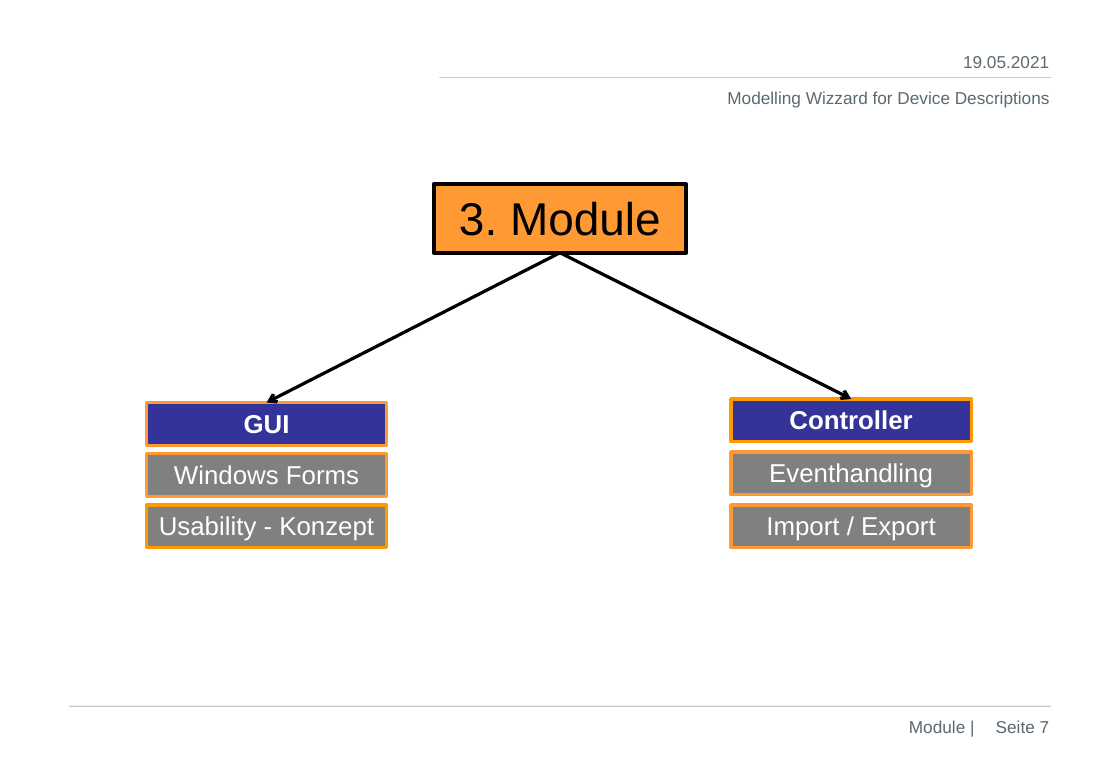
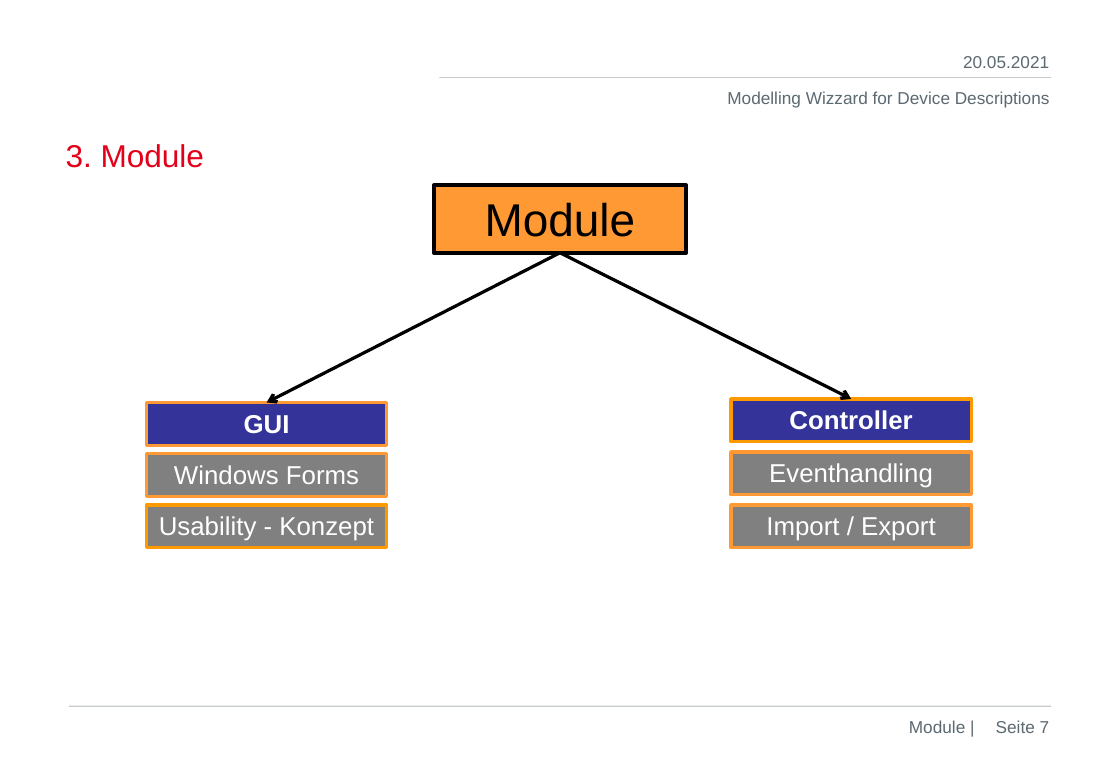
Before and after one commit to DekaAthlos/TINF19C-ModellingWizard, a slide deck: slide 7 of Projektleiter/Prasentation_4.Semester.pptx. Drawn at 1120x775 pixels with LibreOffice and Linux fonts; fonts in the diff are those of the drawing; background and template pictures are left out. Boxes give left, top, right and bottom in pixels: in the first picture for what was removed or moved away, otherwise in the second. Text is boxed around its words. In the diff, an @@ line names an element or a change of style, - is before the commit and + after.

```diff
--- a/Projektleiter/Prasentation_4.Semester.pptx
+++ b/Projektleiter/Prasentation_4.Semester.pptx
@@ text at [963,56,1049,68]: text changed @@
-19.05.2021
+20.05.2021
@@ title added at [66,144,204,168], 22 pt, text #E2001A @@
+3. Module
@@ text in rectangle at [485,202,636,237]: text changed @@
-3. Module
+Module
```
Also in this commit, not shown: 8 other slides changed, 1 slide added, 1 slide removed, 3 other files.
